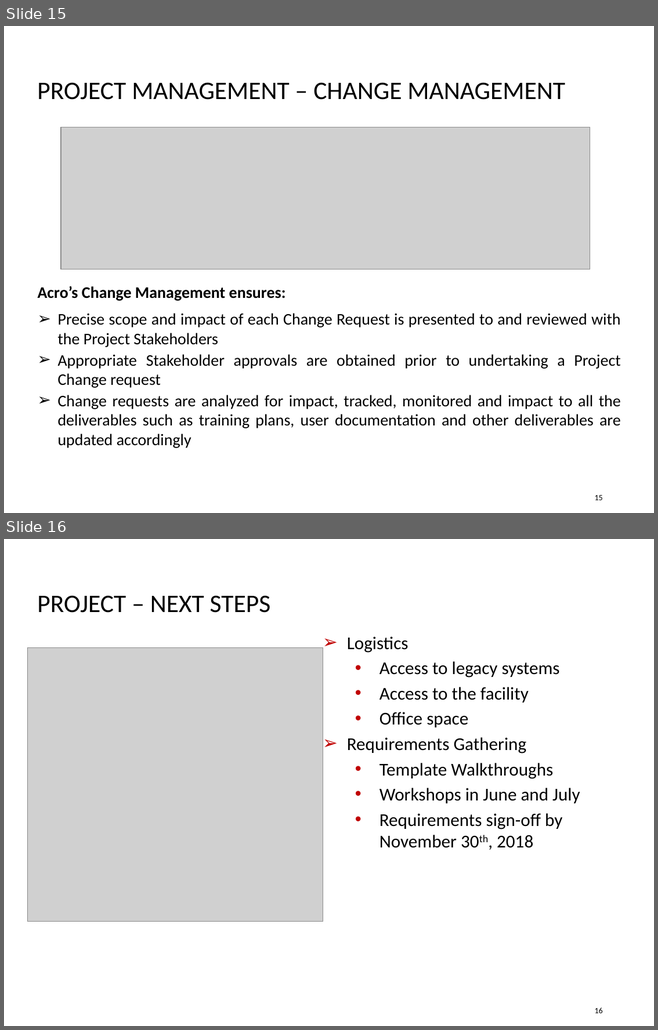
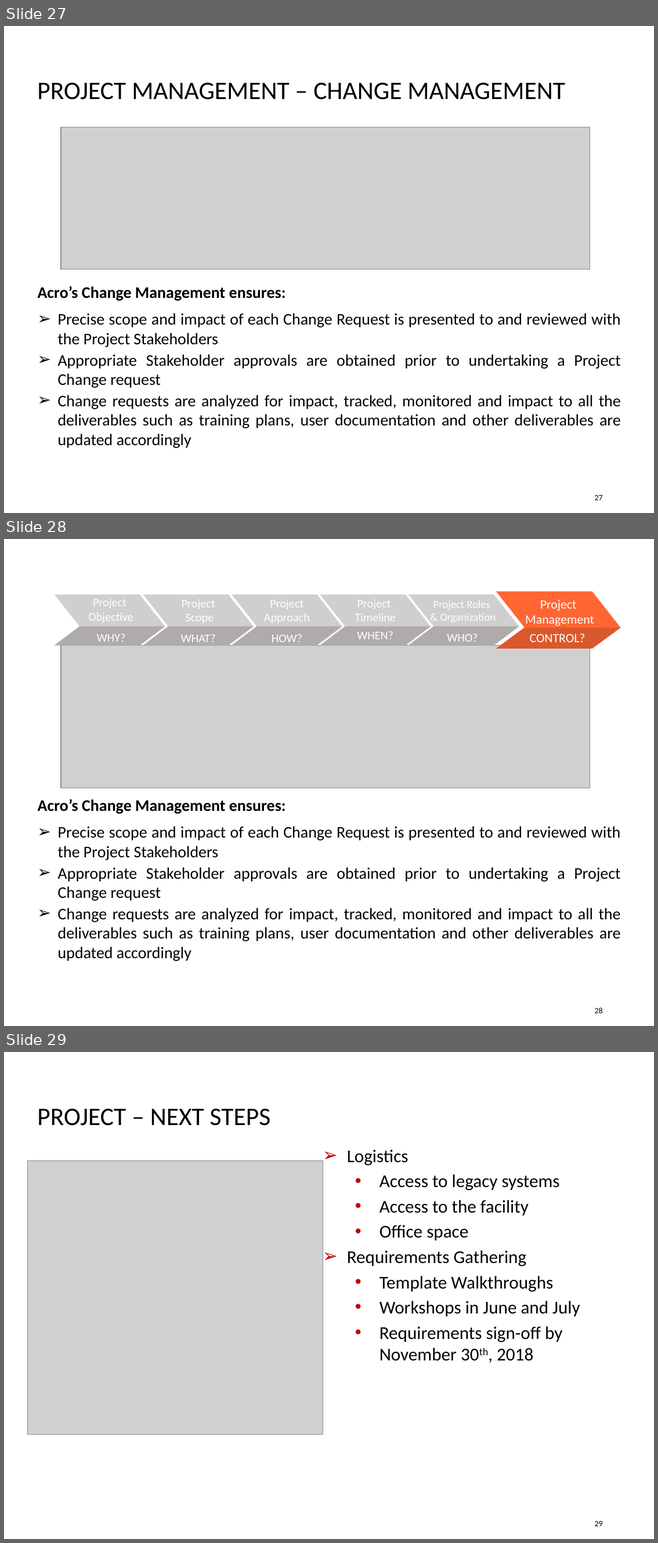
Before and after one commit to siddharthsacro/acrowork, a slide deck: 25-08-2018/KickOff_Meeting_WIPSlides-20180924-12.pptx. Shown one above the other, each under a label of ours: slides 15 and 16 before the commit, slides 27, 28 and 29 after it. The pictures are 658x1030 and 658x1543 pixels, drawn with LibreOffice and Linux fonts; fonts in the diff are those of the drawing; grey boxes stand for pictures; background and template pictures are left out. Boxes give left, top, right and bottom in pixels: in the first picture for what was removed or moved away, otherwise in the second. Text is boxed around its words. In the diff, an @@ line names an element or a change of style, - is before the commit and + after.

```diff
--- a/25-08-2018/KickOff_Meeting_WIPSlides-20180924-12.pptx
+++ b/25-08-2018/KickOff_Meeting_WIPSlides-20180924-12.pptx
@@ slide 28 added at (x1=4, y1=539, x2=654, y2=1026), background picture (left out) @@
@@ text added at (x1=89, y1=598, x2=133, y2=623), 13 pt, text #FFFFFF @@
+Project
+Objective
@@ text added at (x1=181, y1=600, x2=215, y2=623), 13 pt, text #FFFFFF @@
+Project
+Scope
@@ text added at (x1=264, y1=599, x2=310, y2=623), 13 pt, text #FFFFFF @@
+Project
+Approach
@@ text added at (x1=355, y1=599, x2=396, y2=621), 13 pt, text #FFFFFF @@
+Project
+Timeline
@@ text added at (x1=433, y1=600, x2=495, y2=623), 12 pt, text #FFFFFF @@
+Project Roles
+& Organization
@@ text added at (x1=525, y1=600, x2=594, y2=626), 14 pt, text #FFFFFF @@
+Project
+Management
@@ text added at (x1=97, y1=634, x2=126, y2=642), 13 pt, text #FFFFFF @@
+WHY?
@@ text added at (x1=181, y1=634, x2=216, y2=642), 13 pt, text #FFFFFF @@
+WHAT?
@@ text added at (x1=271, y1=634, x2=302, y2=642), 13 pt, text #FFFFFF @@
+HOW?
@@ text added at (x1=357, y1=631, x2=393, y2=639), 13 pt, text #FFFFFF @@
+WHEN?
@@ text added at (x1=447, y1=634, x2=477, y2=642), 13 pt, text #FFFFFF @@
+WHO?
@@ group added at (x1=54, y1=592, x2=620, y2=649): 12 freeform shapes @@
@@ text added at (x1=529, y1=634, x2=585, y2=642), 14 pt, text #FFFFFF @@
+CONTROL?
@@ picture added at (x1=61, y1=646, x2=590, y2=788) @@
@@ text added at (x1=38, y1=799, x2=621, y2=961), 18 pt, text #000000 @@
+Acro’s Change Management ensures:
+➢ Precise scope and impact of each Change Request is presented to and reviewed with the Project Stakeholders
+➢ Appropriate Stakeholder approvals are obtained prior to undertaking a Project Change request
+➢ Change requests are analyzed for impact, tracked, monitored and impact to all the deliverables such as training plans, user documentation and other deliverables are updated accordingly
@@ page number added at (x1=594, y1=1008, x2=603, y2=1013), 9 pt, text #000000 @@
+28
@@ what was slide 15 is now slide 27 @@
@@ page number at (x1=594, y1=495, x2=603, y2=500): text changed @@
-15
+27
@@ what was slide 16 is now slide 29 @@
@@ page number at (x1=594, y1=1521, x2=603, y2=1526): text changed @@
-16
+29
```
Also in this commit, not shown: 2 slides changed, 12 other slides added, 12 other files.
